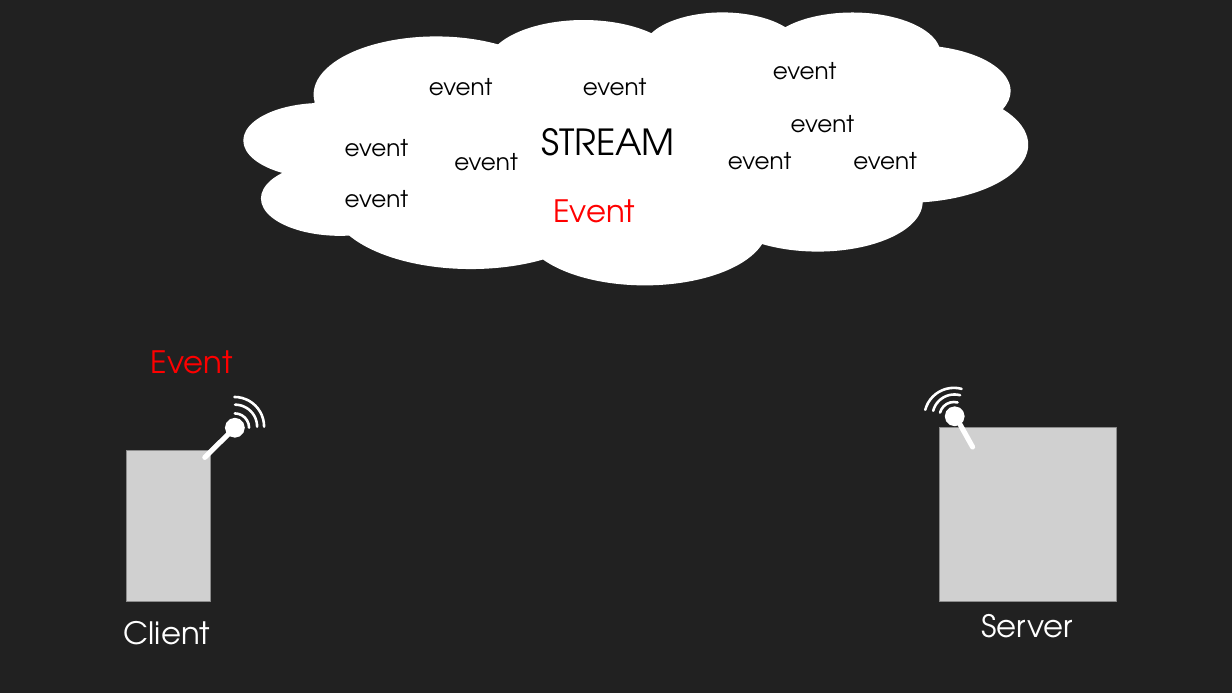
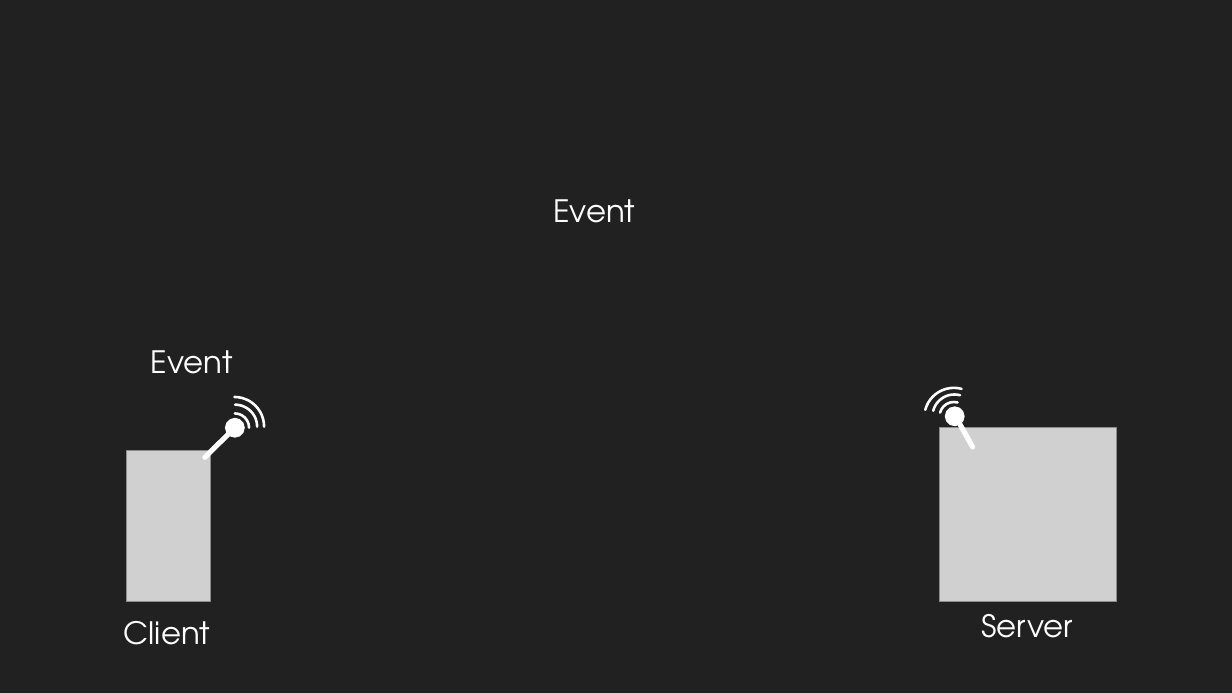
Before and after one commit to priambodop/Skripsi, a slide deck: slide 9 of Slide/slide_sidang.pptx. Drawn at 1232x693 pixels with LibreOffice and Linux fonts; fonts in the diff are those of the drawing; grey boxes stand for pictures. Boxes give left, top, right and bottom in pixels: in the first picture for what was removed or moved away, otherwise in the second. Text is boxed around its words. In the diff, an @@ line names an element or a change of style, - is before the commit and + after.

```diff
--- a/Slide/slide_sidang.pptx
+++ b/Slide/slide_sidang.pptx
@@ cloud removed at box(244, 11, 1028, 284) @@
-STREAM
@@ text removed at box(429, 78, 493, 96) @@
-event
@@ text removed at box(583, 78, 647, 96) @@
-event
@@ text removed at box(773, 62, 837, 80) @@
-event
@@ text removed at box(791, 115, 855, 133) @@
-event
@@ text removed at box(345, 139, 409, 157) @@
-event
@@ text removed at box(454, 153, 518, 171) @@
-event
@@ rectangle at box(544, 179, 658, 240): fill #FFFFFF to #212121 @@
@@ text removed at box(728, 152, 792, 170) @@
-event
@@ text removed at box(853, 152, 917, 170) @@
-event
@@ text removed at box(345, 190, 409, 208) @@
-event
@@ text "Event" at box(553, 199, 635, 223): text colour #FF0000 to #FFFFFF @@
@@ text "Event" at box(151, 350, 233, 374): text colour #FF0000 to #FFFFFF @@
```
Also in this commit, not shown: 6 other slides changed, 10 slides added, 4 slides removed, 5 other files.
